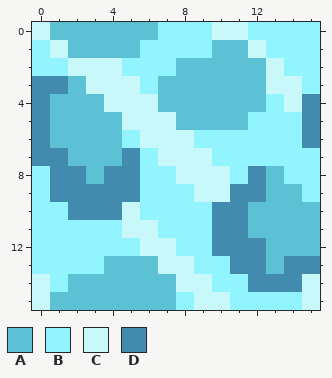
Two states of a pixel-art file, images/tiles/baseTile/ice.ase. That is the earlier state.
16x16 pixels, 1 frame.
Palette (. is transparent): A #5dc1d5  B #92f4ff  C #c8f8f9  D #428aae
Pixels before, first column x 0:
 0 CAAAAAABBBCCBBBB
 1 BCAAAABBBBAACBBB
 2 BBCCCBBBAAAAACBB
 3 DDACCCBAAAAAACCB
 4 DAAACCCAAAAAABCD
 5 DAAAACCCAAAABBBD
 6 DAAAABCCCBBBBBBD
 7 DDAAADBCCCBBBBBB
 8 BDDADDBBCCCBDABB
 9 BDDDDDBBBCCDDAAB
10 BBDDDCBBBBDDAAAA
11 BBBBBCCBBBDDAAAA
12 BBBBBBCCBBDDDAAA
13 BBBBAAACCBBDDADD
14 CBAAAAAACCBBDDDC
15 CAAAAAAABCCBBBBC
The same view after the edit:
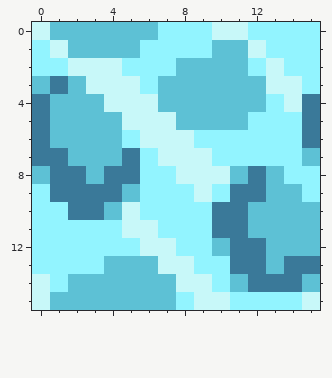
Diff:
colour D: #428aae -> #3a7999
y 2: x 12 A -> B
y 3: x 0 D -> A
y 7: x 15 B -> A
y 8: x 0 B -> A; x 11 B -> A
y 9: x 5 D -> A; x 10 C -> B
y 10: x 4 D -> A
y 12: x 10 D -> A
y 14: x 11 B -> A; x 15 C -> A
Pixel boxes of the changes (left, top, right, bottom) in both pictures:
changed: (212, 58, 320, 292)
changed: (32, 76, 140, 220)
